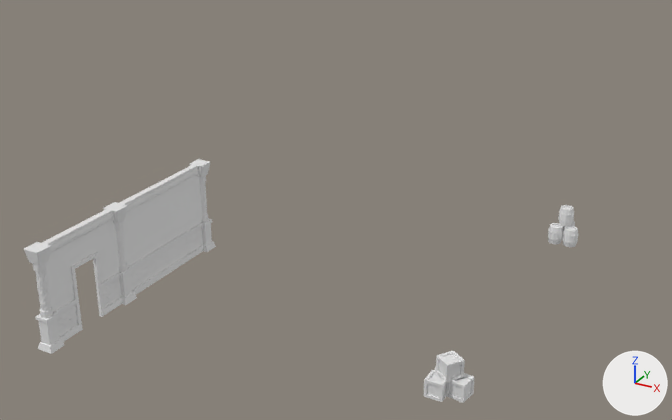
Two versions of the Blender file Mansão Modular/Mansão Modular.blend, one commit apart.
The view is the same before and after, from a 50 mm lens placed at (17.2, -18.3, 13.5), pointed at (2.0, 9.3, -0.3). The axes (+X, +Y, +Z) are drawn at lower right. The lights are the same throughout.

The first picture shows 'Barril.001', 'Barril.002', 'Barril.003', 'Barril.004', 'Caixa.001', 'Caixa.003', 'Caixa.004', 'Coluna.001', 'Coluna.002', 'Coluna.003', 'Cube', 'Parede', 'Parede.002'.
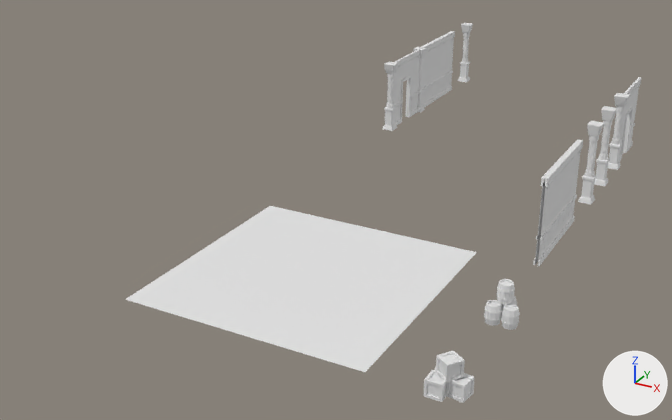
Pixel boxes [x1, y1, x2, y2] of what changed, in the pictures (672 x 420 px):
'Parede', moved: before [113, 162, 204, 295]; after [533, 139, 583, 266]
'Plane.002', added: after [237, 275, 427, 372]
'Plane', added: after [125, 248, 309, 333]
'Plane.003', added: after [310, 228, 477, 305]
'Plane.001', added: after [205, 206, 367, 275]
'Parede.002', deleted: before [34, 206, 122, 342]
'Coluna.003', reshaped, moved (23% wider, 20% shorter): before [103, 202, 137, 305]; after [413, 31, 455, 113]
'Coluna.002', moved: before [24, 242, 64, 354]; after [594, 106, 617, 186]
'Portal', added: after [382, 49, 421, 131]
'Portal.001', added: after [608, 77, 641, 170]
'Coluna.001', moved: before [190, 159, 216, 252]; after [458, 23, 473, 82]
'Coluna.004', added: after [578, 121, 604, 205]
'Barril.001', moved: before [562, 226, 578, 247]; after [501, 304, 520, 330]
'Barril.003', moved: before [558, 205, 574, 226]; after [496, 279, 515, 305]
'Cube', deleted: before [71, 252, 104, 331]
'Barril.004', moved: before [548, 223, 563, 244]; after [484, 300, 502, 326]
'Barril.002', moved: before [562, 220, 575, 236]; after [501, 296, 517, 318]

Diff of the bpy script that builds the scene:
```diff
--- a/Mansão Modular/Mansão Modular.blend.py
+++ b/Mansão Modular/Mansão Modular.blend.py
@@ me_cube_006 @@
+me_cube_006.from_pydata(...)  # 2278 vertices, 1879 faces; spans x -0.25..0.25, y -0.25..4.04, z 0.0..3.0
@@ me_plane_006 @@
+me_plane_006.from_pydata([(-2.0, -2.0, 0.0), (2.0, -2.0, 0.0), (-2.0, 2.0, 0.0), (2.0, 2.0, 0.0)], [], [(0, 1, 3, 2)])
@@ me_cube_007 @@
+me_cube_007.from_pydata(...)  # 1716 vertices, 1395 faces; spans x -0.31..0.31, y -0.25..3.0, z 0.0..3.0
+me_cube_007.polygons.foreach_set('use_smooth', [True] * 1395)
@@ ob_parede @@
 ob_parede = bpy.data.objects.new('Parede', me_plane_002)
-ob_parede.location = (0.0, 2.0, 1.5)
+ob_parede.location = (10.0, 10.0, 1.5)
 _m = ob_parede.modifiers.new('Mirror', 'MIRROR')
@@ ob_parede_002 @@
-ob_parede_002 = bpy.data.objects.new('Parede.002', me_plane_003)
-ob_parede_002.location = (0.0, -1.5, 1.5)
-ob_parede_002.scale = (1.0, 0.75, 1.0)
-_m = ob_parede_002.modifiers.new('Mirror', 'MIRROR')
-_m.use_clip = True
@@ ob_barril_001 @@
 ob_barril_001 = bpy.data.objects.new('Barril.001', me_cylinder)
-ob_barril_001.location = (10.48, 10.02, 0.3)
+ob_barril_001.location = (10.48, 4.02, 0.3)
 ob_barril_001.rotation_euler = (0.0, 0.0, -1.395)  # degrees (0, 0, -80)
@@ ob_barril_002 @@
 ob_barril_002 = bpy.data.objects.new('Barril.002', me_cylinder)
-ob_barril_002.location = (10.24, 10.54, 0.3)
+ob_barril_002.location = (10.24, 4.54, 0.3)
 ob_barril_002.rotation_euler = (0.0, 0.0, -2.846)  # degrees (0, 0, -163)
@@ ob_barril_003 @@
 ob_barril_003 = bpy.data.objects.new('Barril.003', me_cylinder)
-ob_barril_003.location = (10.24, 10.29, 0.9)
+ob_barril_003.location = (10.24, 4.29, 0.9)
 ob_barril_003.rotation_euler = (0.0, -3.142, -3.437)  # degrees (0, -180, -197)
@@ ob_barril_004 @@
 ob_barril_004 = bpy.data.objects.new('Barril.004', me_cylinder)
-ob_barril_004.location = (10.0, 10.0, 0.3)
+ob_barril_004.location = (10.0, 4.0, 0.3)
 ob_barril_004.scale = (1.0, 1.0, 0.6)
@@ ob_cube @@
-ob_cube = bpy.data.objects.new('Cube', me_cube)
-ob_cube.location = (0.0, -1.5, 0.0)
-ob_cube.scale = (0.8, 1.0, 1.0)
@@ ob_coluna_001 @@
 ob_coluna_001 = bpy.data.objects.new('Coluna.001', me_cube_003)
-ob_coluna_001.location = (0.0, 4.0, 2.47)
+ob_coluna_001.location = (0.0, 27.0, 2.47)
@@ ob_coluna_002 @@
 ob_coluna_002 = bpy.data.objects.new('Coluna.002', me_cube_003)
-ob_coluna_002.location = (0.0, -3.0, 2.47)
+ob_coluna_002.location = (10.0, 16.0, 2.47)
@@ ob_coluna_003 @@
-ob_coluna_003 = bpy.data.objects.new('Coluna.003', me_cube_003)
-ob_coluna_003.location = (0.0, 0.0, 2.47)
+ob_coluna_003 = bpy.data.objects.new('Coluna.003', me_cube_006)
+ob_coluna_003.location = (0.0, 21.08, 0.0)
@@ ob_plane_003 @@
+ob_plane_003 = bpy.data.objects.new('Plane.003', me_plane_006)
+ob_plane_003.location = (6.0, 6.0, 0.0)
@@ ob_plane_002 @@
+ob_plane_002 = bpy.data.objects.new('Plane.002', me_plane_006.copy())
+ob_plane_002.location = (6.0, 2.0, 0.0)
@@ ob_plane_001 @@
+ob_plane_001 = bpy.data.objects.new('Plane.001', me_plane_006.copy())
+ob_plane_001.location = (2.0, 6.0, 0.0)
@@ ob_plane @@
+ob_plane = bpy.data.objects.new('Plane', me_plane_006.copy())
+ob_plane.location = (2.0, 2.0, 0.0)
@@ ob_portal_001 @@
+ob_portal_001 = bpy.data.objects.new('Portal.001', me_cube_007)
+ob_portal_001.location = (10.0, 18.0, 0.0)
+ob_portal_001.scale = (0.8, 1.0, 1.0)
@@ ob_portal @@
+ob_portal = bpy.data.objects.new('Portal', me_cube_007.copy())
+ob_portal.location = (0.0, 18.0, 0.0)
+ob_portal.scale = (0.8, 1.0, 1.0)
@@ ob_coluna_004 @@
+ob_coluna_004 = bpy.data.objects.new('Coluna.004', me_cube_003.copy())  # the mesh of ob_coluna_003
+ob_coluna_004.location = (10.0, 14.0, 2.47)
```
